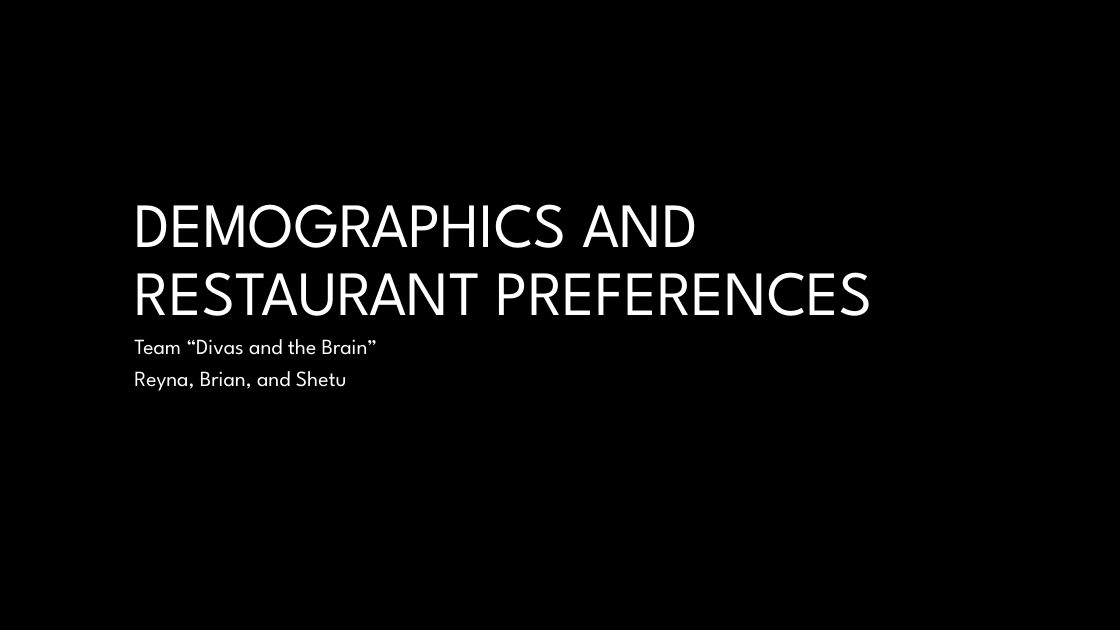
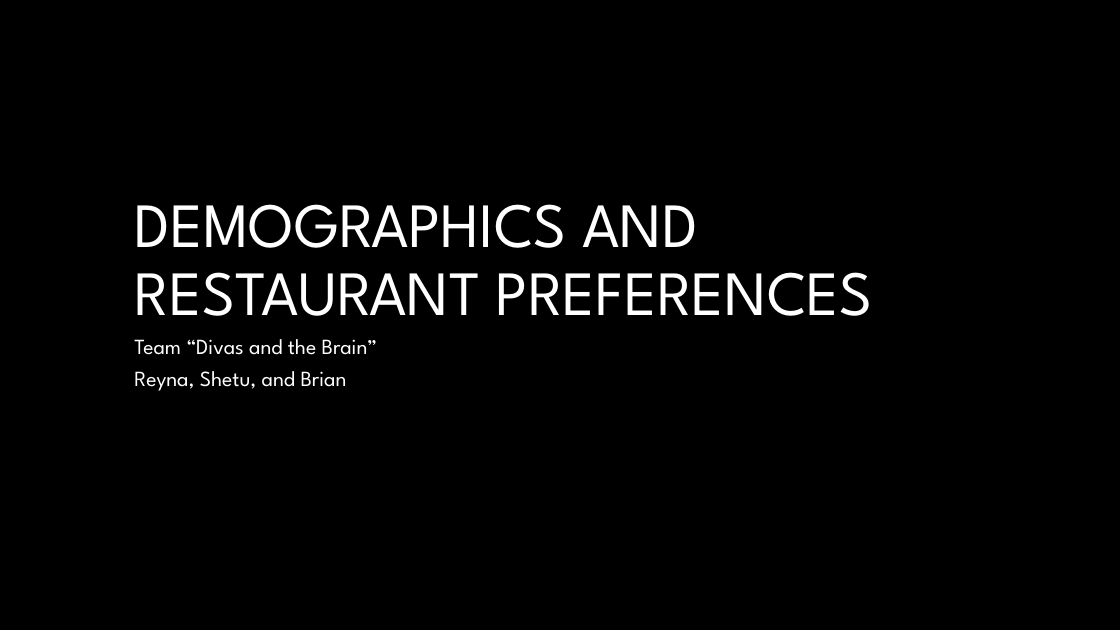
Before and after one commit to Reynazhang2014/diva_and_the_brain, a slide deck: slide 1 of divas_brain_presentation.pptx. Drawn at 1120x630 pixels with LibreOffice and Linux fonts; fonts in the diff are those of the drawing; background and template pictures are left out. Boxes give left, top, right and bottom in pixels: in the first picture for what was removed or moved away, otherwise in the second. Text is boxed around its words. In the diff, an @@ line names an element or a change of style, - is before the commit and + after.

```diff
--- a/divas_brain_presentation.pptx
+++ b/divas_brain_presentation.pptx
@@ subtitle at <box>134,371,347,391</box>: text changed @@
-Reyna, Brian, and Shetu
+Reyna, Shetu, and Brian
```
Also in this commit, not shown: 1 other slide changed, 4 slides added.
